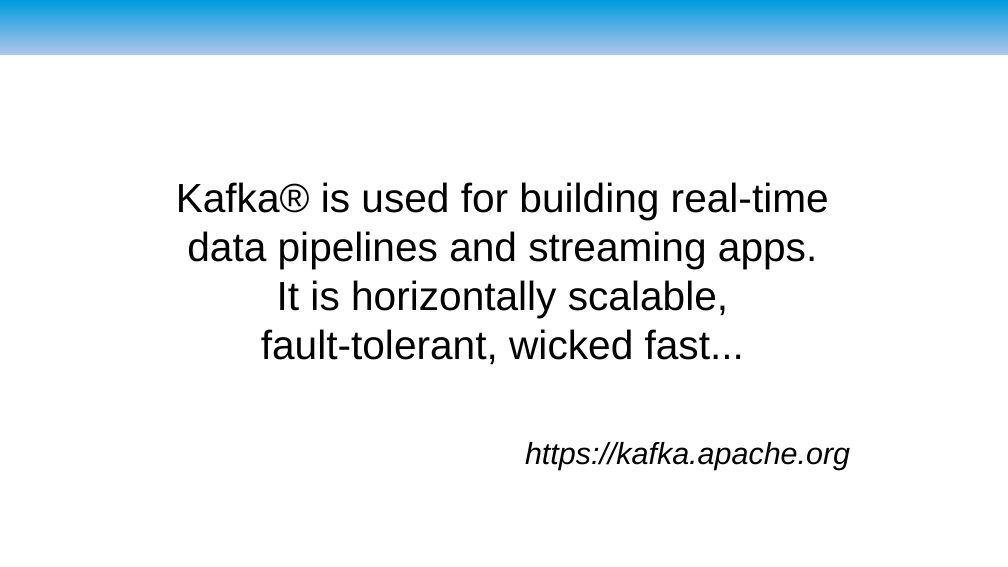
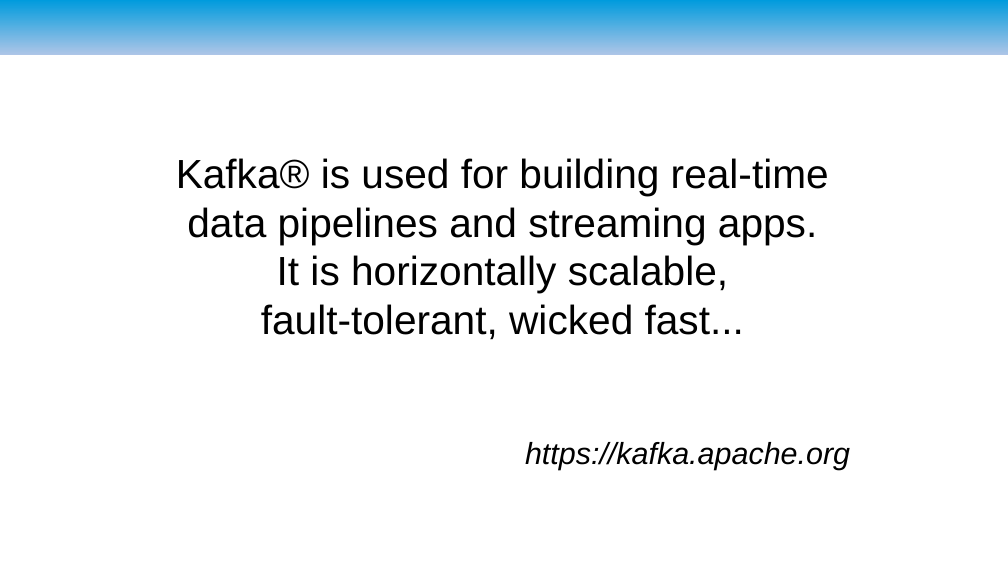
Before and after one commit to ryzlab/kafka-kompetensdag, a slide deck: slide 3 of doc/presentation-umejug.odp. Drawn at 1008x567 pixels with LibreOffice and Linux fonts; fonts in the diff are those of the drawing; background and template pictures are left out. Boxes give left, top, right and bottom in pixels: in the first picture for what was removed or moved away, otherwise in the second. Text is boxed around its words. In the diff, an @@ line names an element or a change of style, - is before the commit and + after.

```diff
--- a/doc/presentation-umejug.odp
+++ b/doc/presentation-umejug.odp
@@ text "Kafka® is used for building ..." moved from (x1=176, y1=182, x2=829, y2=365) to (x1=176, y1=158, x2=829, y2=340) @@
```
Also in this commit, not shown: 11 other slides changed, 1 slide added, 1 slide removed, 1 other file.
